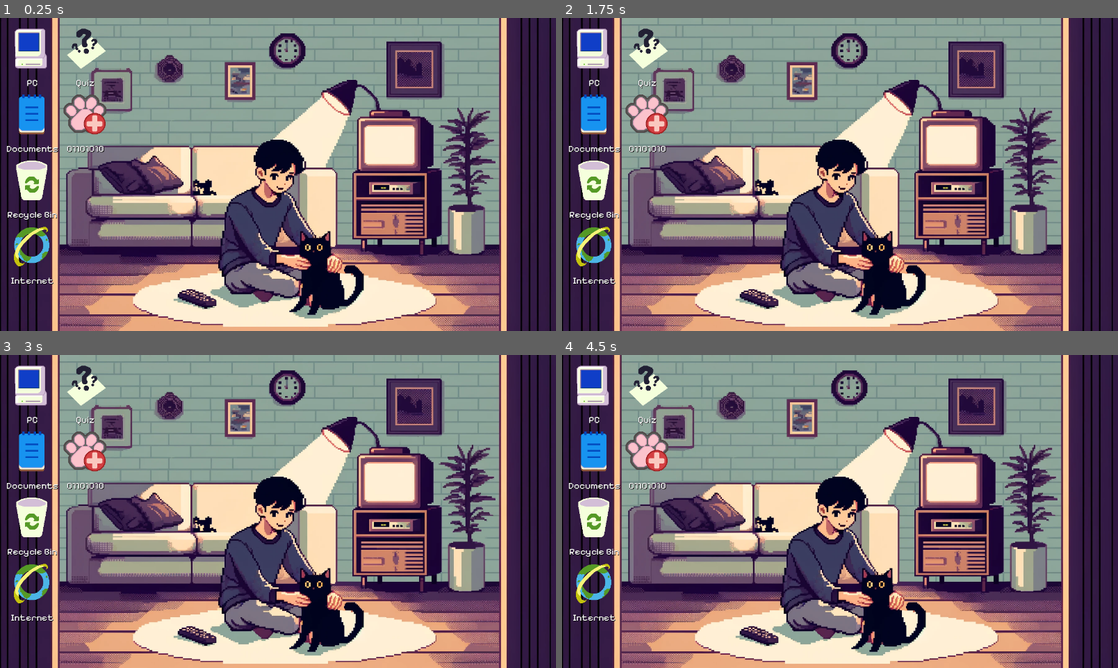
Above: before the commit, frames 1-4 (two rows, left to right).
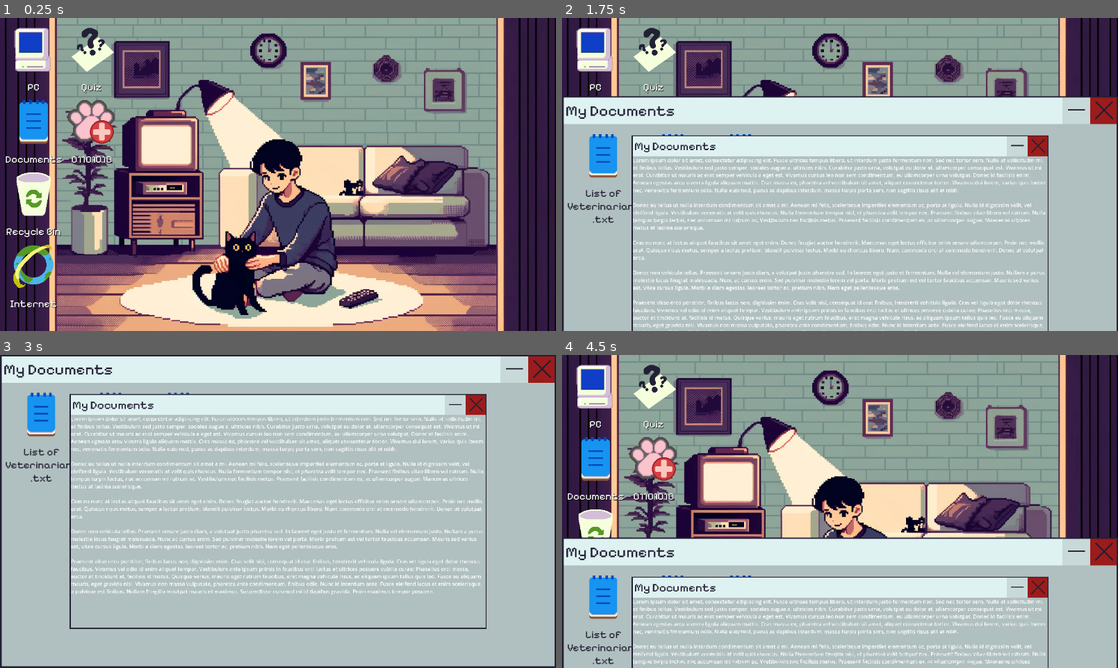
Above: after the commit, the same moments.

Repository: Herrius/Madestra
Game: Godot game, scene res://scenes/ui/mypc.tscn
Two runs of this game, one before a commit and one after it. Both use one fixed random seed, a clock stepped at 60 frames per second and the inputs below. This scene is started directly instead of the project's main scene.
Inputs (mouse positions are in pixels of both pictures, inside the frame that each line leads up to; where the layout moved, square brackets give the same spot in the first picture):
- Up to frame 1 (0.25 s): no input
- Up to frame 2 (1.75 s): click (595, 52) [595, 49] at 0.5 s; click (595, 124) [595, 115] at 1.25 s
- Up to frame 3 (3 s): click (33, 533) [33, 517] at 2 s; click (33, 583) at 2.77 s
- Up to frame 4 (4.5 s): click (645, 386) at 3.52 s; click (1073, 367) at 4.27 s

The runs differ from the first frame. In frame 1, 55% of the frame differs, in the area x 0-100%, y 0-100%; in frame 2, 84%; in frame 3, 99%; in frame 4, 73%.

Commit message:
ui interfaces

Diff:
--- a/assets/styles/ui.tres
+++ b/assets/styles/ui.tres
@@ -17,5 +17,6 @@
 Button/styles/hover = SubResource("StyleBoxFlat_nrant")
 Button/styles/normal = SubResource("StyleBoxFlat_jq7t5")
 Button/styles/pressed = SubResource("StyleBoxFlat_4yy03")
+HBoxContainer/constants/separation = 4
 Label/font_sizes/font_size = 24
 Label/fonts/font = ExtResource("1_clrap")
--- a/project.godot
+++ b/project.godot
@@ -22,8 +22,10 @@
 
 [display]
 
-window/size/viewport_width=1400
-window/size/viewport_height=788
+window/size/viewport_width=1280
+window/size/viewport_height=720
+window/stretch/mode="viewport"
+window/stretch/aspect="expand"
 
 [input]
 
--- /dev/null
+++ b/scenes/ui/VentanaDocumentos.gd
@@ -0,0 +1,23 @@
+extends Control
+
+
+# Called when the node enters the scene tree for the first time.
+func _ready():
+    pass # Replace with function body.
+
+
+# Called every frame. 'delta' is the elapsed time since the previous frame.
+func _process(delta):
+    pass
+
+
+func _on_texture_button_pressed():
+    $AnimationPlayer.play("Close")
+
+
+func _on_texture_button_2_pressed():
+    $AnimationPlayer.play("Close")
+
+
+func _on_veterinarians_pressed():
+    $Control.visible=true
--- /dev/null
+++ b/scenes/ui/VentanaDocumentos.tscn
@@ -0,0 +1,247 @@
+[gd_scene load_steps=11 format=3 uid="uid://cp1vkhier3ni7"]
+
+[ext_resource type="Script" path="res://scenes/ui/VentanaDocumentos.gd" id="1_jf7ph"]
+[ext_resource type="Theme" uid="uid://bnbkn6fj2m6b" path="res://assets/styles/ui.tres" id="1_n5tph"]
+[ext_resource type="Texture2D" uid="uid://b78sn5j30d0vn" path="res://assets/icons/minimizar.png" id="2_pb58w"]
+[ext_resource type="Texture2D" uid="uid://g2kn1dcvyj7x" path="res://assets/icons/cerrar.png" id="3_ddog5"]
+[ext_resource type="Texture2D" uid="uid://dagytkffktms5" path="res://assets/icons/bloc de notas.png" id="4_2lmya"]
+[ext_resource type="PackedScene" uid="uid://blvcpn03pxygq" path="res://scenes/ui/bloc.tscn" id="6_1op8i"]
+
+[sub_resource type="Animation" id="Animation_nr16m"]
+resource_name = "Close"
+length = 0.5
+tracks/0/type = "value"
+tracks/0/imported = false
+tracks/0/enabled = true
+tracks/0/path = NodePath(".:position")
+tracks/0/interp = 1
+tracks/0/loop_wrap = true
+tracks/0/keys = {
+"times": PackedFloat32Array(-0.1, 0.5),
+"transitions": PackedFloat32Array(1, 1),
+"update": 0,
+"values": [Vector2(0, 0), Vector2(0, 1080)]
+}
+
+[sub_resource type="Animation" id="Animation_0yyw5"]
+resource_name = "Open"
+length = 0.5
+tracks/0/type = "value"
+tracks/0/imported = false
+tracks/0/enabled = true
+tracks/0/path = NodePath(".:position")
+tracks/0/interp = 1
+tracks/0/loop_wrap = true
+tracks/0/keys = {
+"times": PackedFloat32Array(0, 0.5),
+"transitions": PackedFloat32Array(1, 1),
+"update": 0,
+"values": [Vector2(0, 1080), Vector2(0, 0)]
+}
+
+[sub_resource type="Animation" id="Animation_0txv2"]
+length = 0.001
+tracks/0/type = "value"
+tracks/0/imported = false
+tracks/0/enabled = true
+tracks/0/path = NodePath(".:position")
+tracks/0/interp = 1
+tracks/0/loop_wrap = true
+tracks/0/keys = {
+"times": PackedFloat32Array(0),
+"transitions": PackedFloat32Array(1),
+"update": 0,
+"values": [Vector2(0, 1080)]
+}
+
+[sub_resource type="AnimationLibrary" id="AnimationLibrary_ivrq6"]
+_data = {
+"Close": SubResource("Animation_nr16m"),
+"Open": SubResource("Animation_0yyw5"),
+"RESET": SubResource("Animation_0txv2")
+}
+
+[node name="VentanaDocumentos" type="Control"]
+layout_mode = 3
+anchors_preset = 8
+anchor_left = 0.5
+anchor_top = 0.5
+anchor_right = 0.5
+anchor_bottom = 0.5
+offset_top = 1080.0
+offset_right = 1280.0
+offset_bottom = 1800.0
+grow_horizontal = 2
+grow_vertical = 2
+script = ExtResource("1_jf7ph")
+
+[node name="VBoxContainer" type="VBoxContainer" parent="."]
+layout_mode = 1
+anchors_preset = 15
+anchor_right = 1.0
+anchor_bottom = 1.0
+grow_horizontal = 2
+grow_vertical = 2
+theme_override_constants/separation = 0
+
+[node name="HBoxContainer" type="HBoxContainer" parent="VBoxContainer"]
+layout_mode = 2
+size_flags_vertical = 0
+theme_override_constants/separation = 0
+
+[node name="ColorRect" type="ColorRect" parent="VBoxContainer/HBoxContainer"]
+layout_mode = 2
+size_flags_horizontal = 3
+color = Color(0.133333, 0.12549, 0.203922, 1)
+
+[node name="ColorRect" type="ColorRect" parent="VBoxContainer/HBoxContainer/ColorRect"]
+layout_mode = 1
+anchors_preset = -1
+anchor_right = 1.0
+anchor_bottom = 1.0
+offset_left = 4.0
+offset_top = 3.0
+grow_horizontal = 2
+grow_vertical = 2
+color = Color(0.874, 0.95, 0.95, 1)
+
+[node name="Label" type="Label" parent="VBoxContainer/HBoxContainer/ColorRect/ColorRect"]
+layout_mode = 1
+anchors_preset = -1
+anchor_top = 0.5
+anchor_bottom = 0.5
+offset_left = 4.0
+offset_top = -11.5
+offset_right = 180.0
+offset_bottom = 11.5
+grow_vertical = 2
+theme = ExtResource("1_n5tph")
+theme_override_colors/font_color = Color(0.133333, 0.12549, 0.203922, 1)
+theme_override_font_sizes/font_size = 36
+text = "My Documents"
+
+[node name="TextureButton2" type="TextureButton" parent="VBoxContainer/HBoxContainer"]
+layout_mode = 2
+texture_normal = ExtResource("2_pb58w")
+
+[node name="TextureButton" type="TextureButton" parent="VBoxContainer/HBoxContainer"]
+layout_mode = 2
+texture_normal = ExtResource("3_ddog5")
+
+[node name="ColorRect" type="ColorRect" parent="VBoxContainer"]
+layout_mode = 2
+size_flags_vertical = 3
+theme = ExtResource("1_n5tph")
+color = Color(0.133333, 0.12549, 0.203922, 1)
+
+[node name="ColorRect" type="ColorRect" parent="VBoxContainer/ColorRect"]
+layout_mode = 1
+anchors_preset = -1
+anchor_right = 1.0
+anchor_bottom = 1.0
+offset_left = 4.0
+offset_right = -3.0
+offset_bottom = -4.0
+grow_horizontal = 2
+grow_vertical = 2
+color = Color(0.690196, 0.74902, 0.74902, 1)
+
+[node name="HBoxContainer" type="HBoxContainer" parent="VBoxContainer/ColorRect"]
+layout_mode = 1
+anchors_preset = -1
+anchor_right = 1.0
+anchor_bottom = 1.0
+offset_left = 12.0
+offset_top = 12.0
+grow_horizontal = 2
+grow_vertical = 2
+theme_override_constants/separation = 12
+
+[node name="VBoxContainer" type="VBoxContainer" parent="VBoxContainer/ColorRect/HBoxContainer"]
+layout_mode = 2
+size_flags_horizontal = 0
+size_flags_vertical = 0
+
+[node name="Veterinarians" type="TextureButton" parent="VBoxContainer/ColorRect/HBoxContainer/VBoxContainer"]
+layout_mode = 2
+size_flags_horizontal = 4
+size_flags_vertical = 0
+texture_normal = ExtResource("4_2lmya")
+
+[node name="Label" type="Label" parent="VBoxContainer/ColorRect/HBoxContainer/VBoxContainer"]
+layout_mode = 2
+size_flags_horizontal = 4
+size_flags_vertical = 0
+theme = ExtResource("1_n5tph")
+theme_override_colors/font_color = Color(0.133333, 0.12549, 0.203922, 1)
+theme_override_constants/line_spacing = 0
+text = "List of
+Veterinarians
+.txt"
+horizontal_alignment = 1
+
+[node name="VBoxContainer2" type="VBoxContainer" parent="VBoxContainer/ColorRect/HBoxContainer"]
+layout_mode = 2
+size_flags_horizontal = 0
+size_flags_vertical = 0
+
+[node name="Psychology" type="TextureButton" parent="VBoxContainer/ColorRect/HBoxContainer/VBoxContainer2"]
+layout_mode = 2
+size_flags_horizontal = 4
+size_flags_vertical = 0
+texture_normal = ExtResource("4_2lmya")
+
+[node name="Label" type="Label" parent="VBoxContainer/ColorRect/HBoxContainer/VBoxContainer2"]
+layout_mode = 2
+size_flags_horizontal = 4
+size_flags_vertical = 0
+theme = ExtResource("1_n5tph")
+theme_override_colors/font_color = Color(0.133333, 0.12549, 0.203922, 1)
+theme_override_constants/shadow_offset_x = 0
+theme_override_constants/shadow_offset_y = 0
+text = "Psychology
+Notes.txt"
+horizontal_alignment = 1
+
+[node name="VBoxContainer3" type="VBoxContainer" parent="VBoxContainer/ColorRect/HBoxContainer"]
+layout_mode = 2
+size_flags_horizontal = 0
+size_flags_vertical = 0
+
+[node name="To-do-list" type="TextureButton" parent="VBoxContainer/ColorRect/HBoxContainer/VBoxContainer3"]
+layout_mode = 2
+size_flags_horizontal = 4
+size_flags_vertical = 0
+texture_normal = ExtResource("4_2lmya")
+
+[node name="Label" type="Label" parent="VBoxContainer/ColorRect/HBoxContainer/VBoxContainer3"]
+layout_mode = 2
+size_flags_horizontal = 4
+size_flags_vertical = 0
+theme = ExtResource("1_n5tph")
+theme_override_colors/font_color = Color(0.133333, 0.12549, 0.203922, 1)
+theme_override_constants/shadow_offset_x = 0
+theme_override_constants/shadow_offset_y = 0
+text = "To-do list.txt"
+horizontal_alignment = 1
+
+[node name="AnimationPlayer" type="AnimationPlayer" parent="."]
+libraries = {
+"": SubResource("AnimationLibrary_ivrq6")
+}
+
+[node name="Control" parent="." instance=ExtResource("6_1op8i")]
+layout_mode = 1
+anchors_preset = 8
+anchor_left = 0.5
+anchor_top = 0.5
+anchor_right = 0.5
+anchor_bottom = 0.5
+offset_left = -480.0
+offset_top = -270.0
+offset_right = 800.0
+offset_bottom = 450.0
+
+[connection signal="pressed" from="VBoxContainer/HBoxContainer/TextureButton2" to="." method="_on_texture_button_2_pressed"]
+[connection signal="pressed" from="VBoxContainer/HBoxContainer/TextureButton" to="." method="_on_texture_button_pressed"]
+[connection signal="pressed" from="VBoxContainer/ColorRect/HBoxContainer/VBoxContainer/Veterinarians" to="." method="_on_veterinarians_pressed"]
--- /dev/null
+++ b/scenes/ui/bloc.tscn
@@ -0,0 +1,109 @@
+[gd_scene load_steps=4 format=3 uid="uid://blvcpn03pxygq"]
+
+[ext_resource type="Theme" uid="uid://bnbkn6fj2m6b" path="res://assets/styles/ui.tres" id="1_p1pej"]
+[ext_resource type="Texture2D" uid="uid://b78sn5j30d0vn" path="res://assets/icons/minimizar.png" id="2_hfy2a"]
+[ext_resource type="Texture2D" uid="uid://g2kn1dcvyj7x" path="res://assets/icons/cerrar.png" id="3_pejtw"]
+
+[node name="Control" type="Control"]
+layout_mode = 3
+anchor_right = 1.0
+anchor_bottom = 1.0
+offset_left = 160.0
+offset_top = 90.0
+offset_right = 160.0
+offset_bottom = 90.0
+grow_horizontal = 2
+grow_vertical = 2
+scale = Vector2(0.75, 0.75)
+size_flags_horizontal = 3
+size_flags_vertical = 3
+
+[node name="VBoxContainer" type="VBoxContainer" parent="."]
+layout_mode = 1
+anchors_preset = 15
+anchor_right = 1.0
+anchor_bottom = 1.0
+grow_horizontal = 2
+grow_vertical = 2
+theme_override_constants/separation = 0
+
+[node name="HBoxContainer" type="HBoxContainer" parent="VBoxContainer"]
+layout_mode = 2
+size_flags_vertical = 0
+theme_override_constants/separation = 0
+
+[node name="ColorRect" type="ColorRect" parent="VBoxContainer/HBoxContainer"]
+layout_mode = 2
+size_flags_horizontal = 3
+color = Color(0.133333, 0.12549, 0.203922, 1)
+
+[node name="ColorRect" type="ColorRect" parent="VBoxContainer/HBoxContainer/ColorRect"]
+layout_mode = 1
+anchors_preset = -1
+anchor_right = 1.0
+anchor_bottom = 1.0
+offset_left = 4.0
+offset_top = 3.0
+grow_horizontal = 2
+grow_vertical = 2
+color = Color(0.874, 0.95, 0.95, 1)
+
+[node name="Label" type="Label" parent="VBoxContainer/HBoxContainer/ColorRect/ColorRect"]
+layout_mode = 1
+anchors_preset = -1
+anchor_top = 0.5
+anchor_bottom = 0.5
+offset_left = 4.0
+offset_top = -11.5
+offset_right = 180.0
+offset_bottom = 11.5
+grow_vertical = 2
+theme = ExtResource("1_p1pej")
+theme_override_colors/font_color = Color(0.133333, 0.12549, 0.203922, 1)
+theme_override_font_sizes/font_size = 36
+text = "My Documents"
+
+[node name="TextureButton2" type="TextureButton" parent="VBoxContainer/HBoxContainer"]
+layout_mode = 2
+texture_normal = ExtResource("2_hfy2a")
+
+[node name="TextureButton" type="TextureButton" parent="VBoxContainer/HBoxContainer"]
+layout_mode = 2
+texture_normal = ExtResource("3_pejtw")
+
+[node name="ColorRect" type="ColorRect" parent="VBoxContainer"]
+layout_mode = 2
+size_flags_vertical = 3
+theme = ExtResource("1_p1pej")
+color = Color(0.133333, 0.12549, 0.203922, 1)
+
+[node name="ColorRect" type="ColorRect" parent="VBoxContainer/ColorRect"]
+layout_mode = 1
+anchors_preset = -1
+anchor_right = 1.0
+anchor_bottom = 1.0
+offset_left = 4.0
+offset_right = -3.0
+offset_bottom = -4.0
+grow_horizontal = 2
+grow_vertical = 2
+color = Color(0.690196, 0.74902, 0.74902, 1)
+
+[node name="RichTextLabel" type="RichTextLabel" parent="VBoxContainer/ColorRect/ColorRect"]
+layout_mode = 1
+anchors_preset = 15
+anchor_right = 1.0
+anchor_bottom = 1.0
+grow_horizontal = 2
+grow_vertical = 2
+theme = ExtResource("1_p1pej")
+text = "Lorem ipsum dolor sit amet, consectetur adipiscing elit. Fusce ultrices tempus libero, ut interdum justo fermentum non. Sed nec tortor sem. Nulla at sollicitudin mi, et finibus tellus. Vestibulum sed justo semper, sodales augue a, ultricies nibh. Curabitur justo urna, volutpat eu dolor at, ullamcorper consequat est. Vivamus ut mi erat. Curabitur ut mauris ac erat semper vehicula a eget est. Vivamus cursus leo non sem condimentum, eu ullamcorper urna volutpat. Donec id facilisis enim. Aenean egestas arcu viverra ligula aliquam mattis. Cras massa ex, pharetra vel vestibulum sit amet, aliquet consectetur tortor. Vivamus dui lorem, varius quis lorem nec, venenatis fermentum odio. Nulla euismod, purus ac dapibus interdum, massa turpis porta sem, non sagittis risus elit et nibh.
+
+Donec eu tellus ut nulla interdum condimentum sit amet a mi. Aenean mi felis, scelerisque imperdiet elementum ac, porta at ligula. Nulla id dignissim velit, vel eleifend ligula. Vestibulum venenatis at velit quis rhoncus. Nulla fermentum tempor nisl, et pharetra velit tempor nec. Praesent finibus vitae libero vel rutrum. Nulla tempus turpis lectus, nec accumsan mi rutrum ac. Vestibulum nec facilisis metus. Praesent facilisis condimentum ex, ac ullamcorper augue. Maecenas ultrices metus at lacinia scelerisque.
+
+Cras eu nunc at lectus aliquet faucibus sit amet eget enim. Donec feugiat auctor hendrerit. Maecenas eget lectus efficitur enim ornare ullamcorper. Proin nec mollis erat. Quisque risus metus, semper a lectus pretium, blandit pulvinar lectus. Morbi eu rhoncus libero. Nunc commodo orci at commodo hendrerit. Donec ut volutpat arcu.
+
+Donec non vehicula tellus. Praesent ornare justo diam, a volutpat justo pharetra sed. In laoreet eget justo et fermentum. Nulla vel elementum justo. Nullam a purus molestie lacus feugiat malesuada. Nunc ac cursus enim. Sed pulvinar molestie lorem vel porta. Morbi pretium est vel tortor faucibus accumsan. Mauris sed varius est, vitae cursus ligula. Morbi a diam egestas, laoreet tortor ac, pretium nibh. Nam eget pellentesque eros.
+
+Praesent vitae eros porttitor, finibus lacus non, dignissim enim. Cras velit nisi, consequat id erat finibus, hendrerit vehicula ligula. Cras vel ligula eget dolor rhoncus faucibus. Vivamus vel odio id enim aliquet tempor. Vestibulum ante ipsum primis in faucibus orci luctus et ultrices posuere cubilia curae; Phasellus orci massa, auctor at tincidunt at, facilisis id metus. Quisque varius, mauris eget rutrum faucibus, erat magna vehicula risus, ac aliquam ipsum tellus quis leo. Fusce eu aliquam mauris, eget gravida nisl. Vivamus non massa vulputate, pharetra ante condimentum, finibus odio. Nunc id interdum ante. Fusce eleifend lacus et enim scelerisque, a pulvinar est finibus. Nullam fringilla volutpat mauris et maximus. Suspendisse euismod mi id dapibus gravida. Proin maximus tempor posuere."
+fit_content = true
--- a/scenes/ui/mypc.gd
+++ b/scenes/ui/mypc.gd
@@ -1,16 +1,18 @@
-extends CanvasLayer
+extends Control
 
 
-# Called when the node enters the scene tree for the first time.
 func _ready():
-    pass # Replace with function body.
-
+    pass
 
 # Called every frame. 'delta' is the elapsed time since the previous frame.
 func _process(delta):
     pass
 
-
+#pc
 func _on_icon_1_pressed():
     UiScreen.get_node("dialogo").visible = true
     UiScreen.get_node("dialogo/HBoxContainer/ColorRect/Label").text = "Don't procrastinate; I need to play the game I installed."
+
+#document
+func _on_icon_2_pressed():
+    $VentanaDocumentos/AnimationPlayer.play("Open")
--- a/scenes/ui/mypc.tscn
+++ b/scenes/ui/mypc.tscn
@@ -9,54 +9,67 @@
 [ext_resource type="Texture2D" uid="uid://1ajpeoekj5oh" path="res://assets/icons/internet.png" id="7_eg4lr"]
 [ext_resource type="Texture2D" uid="uid://d0lm5oygitas1" path="res://assets/icons/quiz.png" id="8_56ail"]
 [ext_resource type="Texture2D" uid="uid://dqbrj2f8i5qjy" path="res://assets/icons/juego.png" id="9_geww5"]
+[ext_resource type="PackedScene" uid="uid://cp1vkhier3ni7" path="res://scenes/ui/VentanaDocumentos.tscn" id="10_0fe2k"]
 
-[node name="Mypc" type="CanvasLayer"]
-layer = 0
-script = ExtResource("1_0ysy1")
-
-[node name="fondo" type="Sprite2D" parent="."]
-position = Vector2(699.906, 394.125)
-scale = Vector2(0.781355, 0.769287)
-texture = ExtResource("1_v0fat")
-
-[node name="Column 1" type="HBoxContainer" parent="."]
+[node name="Mypc" type="Control"]
+layout_mode = 3
 anchors_preset = 15
 anchor_right = 1.0
 anchor_bottom = 1.0
-offset_left = 16.0
-offset_top = 16.0
-offset_right = 16.0
-offset_bottom = 16.0
+grow_horizontal = 2
+grow_vertical = 2
+script = ExtResource("1_0ysy1")
+
+[node name="fondo" type="TextureRect" parent="."]
+layout_mode = 1
+anchors_preset = 15
+anchor_right = 1.0
+anchor_bottom = 1.0
+grow_horizontal = 2
+grow_vertical = 2
+texture = ExtResource("1_v0fat")
+expand_mode = 2
+flip_h = true
+
+[node name="Column 1" type="HBoxContainer" parent="fondo"]
+layout_mode = 1
+anchors_preset = -1
+anchor_right = 1.0
+anchor_bottom = 1.0
+offset_left = 12.0
+offset_top = 12.0
 grow_horizontal = 2
 grow_vertical = 2
 size_flags_horizontal = 0
 
-[node name="Row 1" type="VBoxContainer" parent="Column 1"]
+[node name="Row 1" type="VBoxContainer" parent="fondo/Column 1"]
 layout_mode = 2
-size_flags_horizontal = 0
+size_flags_vertical = 0
 
-[node name="iconPc" type="VBoxContainer" parent="Column 1/Row 1"]
+[node name="iconPc" type="VBoxContainer" parent="fondo/Column 1/Row 1"]
 layout_mode = 2
 
-[node name="icon1" type="TextureButton" parent="Column 1/Row 1/iconPc"]
+[node name="icon1" type="TextureButton" parent="fondo/Column 1/Row 1/iconPc"]
 layout_mode = 2
 texture_normal = ExtResource("3_cge8s")
+stretch_mode = 0
 
-[node name="Label" type="Label" parent="Column 1/Row 1/iconPc"]
+[node name="Label" type="Label" parent="fondo/Column 1/Row 1/iconPc"]
 layout_mode = 2
 theme = ExtResource("4_ue8vd")
 theme_override_colors/font_shadow_color = Color(0, 0, 0, 1)
 text = "PC"
 horizontal_alignment = 1
 
-[node name="Document" type="VBoxContainer" parent="Column 1/Row 1"]
+[node name="Document" type="VBoxContainer" parent="fondo/Column 1/Row 1"]
 layout_mode = 2
 
-[node name="icon2" type="TextureButton" parent="Column 1/Row 1/Document"]
+[node name="icon2" type="TextureButton" parent="fondo/Column 1/Row 1/Document"]
 layout_mode = 2
 texture_normal = ExtResource("5_6qw36")
+stretch_mode = 0
 
-[node name="Label" type="Label" parent="Column 1/Row 1/Document"]
+[node name="Label" type="Label" parent="fondo/Column 1/Row 1/Document"]
 layout_mode = 2
 theme = ExtResource("4_ue8vd")
 theme_override_colors/font_shadow_color = Color(0, 0, 0, 1)
@@ -64,14 +77,15 @@
 horizontal_alignment = 1
 vertical_alignment = 1
 
-[node name="Recycle Bin" type="VBoxContainer" parent="Column 1/Row 1"]
+[node name="Recycle Bin" type="VBoxContainer" parent="fondo/Column 1/Row 1"]
 layout_mode = 2
 
-[node name="TextureButton4" type="TextureButton" parent="Column 1/Row 1/Recycle Bin"]
+[node name="TextureButton4" type="TextureButton" parent="fondo/Column 1/Row 1/Recycle Bin"]
 layout_mode = 2
 texture_normal = ExtResource("6_8xkt1")
+stretch_mode = 0
 
-[node name="Label" type="Label" parent="Column 1/Row 1/Recycle Bin"]
+[node name="Label" type="Label" parent="fondo/Column 1/Row 1/Recycle Bin"]
 layout_mode = 2
 theme = ExtResource("4_ue8vd")
 theme_override_colors/font_shadow_color = Color(0, 0, 0, 1)
@@ -79,14 +93,15 @@
 horizontal_alignment = 1
 vertical_alignment = 1
 
-[node name="VBoxContainer" type="VBoxContainer" parent="Column 1/Row 1"]
+[node name="VBoxContainer" type="VBoxContainer" parent="fondo/Column 1/Row 1"]
 layout_mode = 2
 
-[node name="TextureButton" type="TextureButton" parent="Column 1/Row 1/VBoxContainer"]
+[node name="TextureButton" type="TextureButton" parent="fondo/Column 1/Row 1/VBoxContainer"]
 layout_mode = 2
 texture_normal = ExtResource("7_eg4lr")
+stretch_mode = 0
 
-[node name="Label" type="Label" parent="Column 1/Row 1/VBoxContainer"]
+[node name="Label" type="Label" parent="fondo/Column 1/Row 1/VBoxContainer"]
 layout_mode = 2
 theme = ExtResource("4_ue8vd")
 theme_override_colors/font_shadow_color = Color(0, 0, 0, 1)
@@ -94,17 +109,20 @@
 horizontal_alignment = 1
 vertical_alignment = 1
 
-[node name="Column 2" type="VBoxContainer" parent="Column 1"]
+[node name="Column 2" type="VBoxContainer" parent="fondo/Column 1"]
+layout_mode = 2
+size_flags_horizontal = 0
+size_flags_vertical = 0
+
+[node name="Quiz" type="VBoxContainer" parent="fondo/Column 1/Column 2"]
 layout_mode = 2
 
-[node name="Quiz" type="VBoxContainer" parent="Column 1/Column 2"]
-layout_mode = 2
-
-[node name="TextureButton3" type="TextureButton" parent="Column 1/Column 2/Quiz"]
+[node name="TextureButton3" type="TextureButton" parent="fondo/Column 1/Column 2/Quiz"]
 layout_mode = 2
 texture_normal = ExtResource("8_56ail")
+stretch_mode = 0
 
-[node name="Label2" type="Label" parent="Column 1/Column 2/Quiz"]
+[node name="Label2" type="Label" parent="fondo/Column 1/Column 2/Quiz"]
 layout_mode = 2
 theme = ExtResource("4_ue8vd")
 theme_override_colors/font_shadow_color = Color(0, 0, 0, 1)
@@ -112,14 +130,15 @@
 horizontal_alignment = 1
 vertical_alignment = 1
 
-[node name="Game" type="VBoxContainer" parent="Column 1/Column 2"]
+[node name="Game" type="VBoxContainer" parent="fondo/Column 1/Column 2"]
 layout_mode = 2
 
-[node name="TextureButton3" type="TextureButton" parent="Column 1/Column 2/Game"]
+[node name="TextureButton3" type="TextureButton" parent="fondo/Column 1/Column 2/Game"]
 layout_mode = 2
 texture_normal = ExtResource("9_geww5")
+stretch_mode = 0
 
-[node name="Label2" type="Label" parent="Column 1/Column 2/Game"]
+[node name="Label2" type="Label" parent="fondo/Column 1/Column 2/Game"]
 layout_mode = 2
 theme = ExtResource("4_ue8vd")
 theme_override_colors/font_shadow_color = Color(0, 0, 0, 1)
@@ -127,5 +146,8 @@
 horizontal_alignment = 1
 vertical_alignment = 1
 
-[connection signal="focus_exited" from="Column 1/Row 1/iconPc" to="." method="_on_icon_pc_focus_exited"]
-[connection signal="pressed" from="Column 1/Row 1/iconPc/icon1" to="." method="_on_icon_1_pressed"]
+[node name="VentanaDocumentos" parent="." instance=ExtResource("10_0fe2k")]
+layout_mode = 1
+
+[connection signal="pressed" from="fondo/Column 1/Row 1/iconPc/icon1" to="." method="_on_icon_1_pressed"]
+[connection signal="pressed" from="fondo/Column 1/Row 1/Document/icon2" to="." method="_on_icon_2_pressed"]
Not shown: 1 places in scenes/ui/mypc.tscn that only renumber resources
